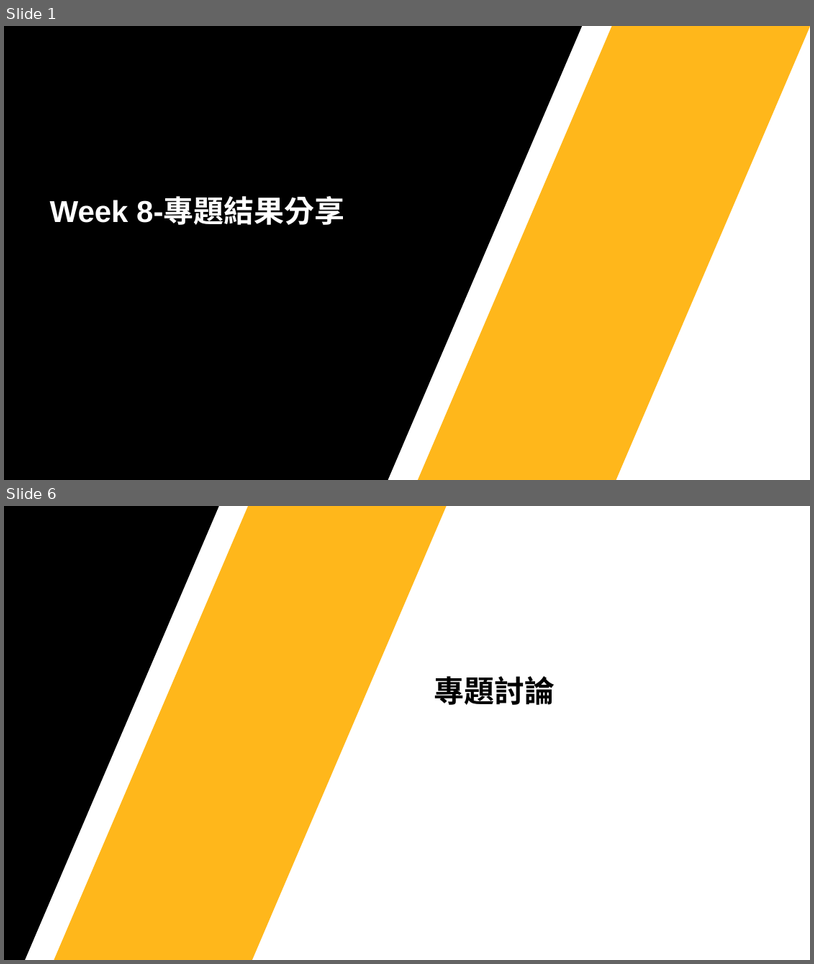
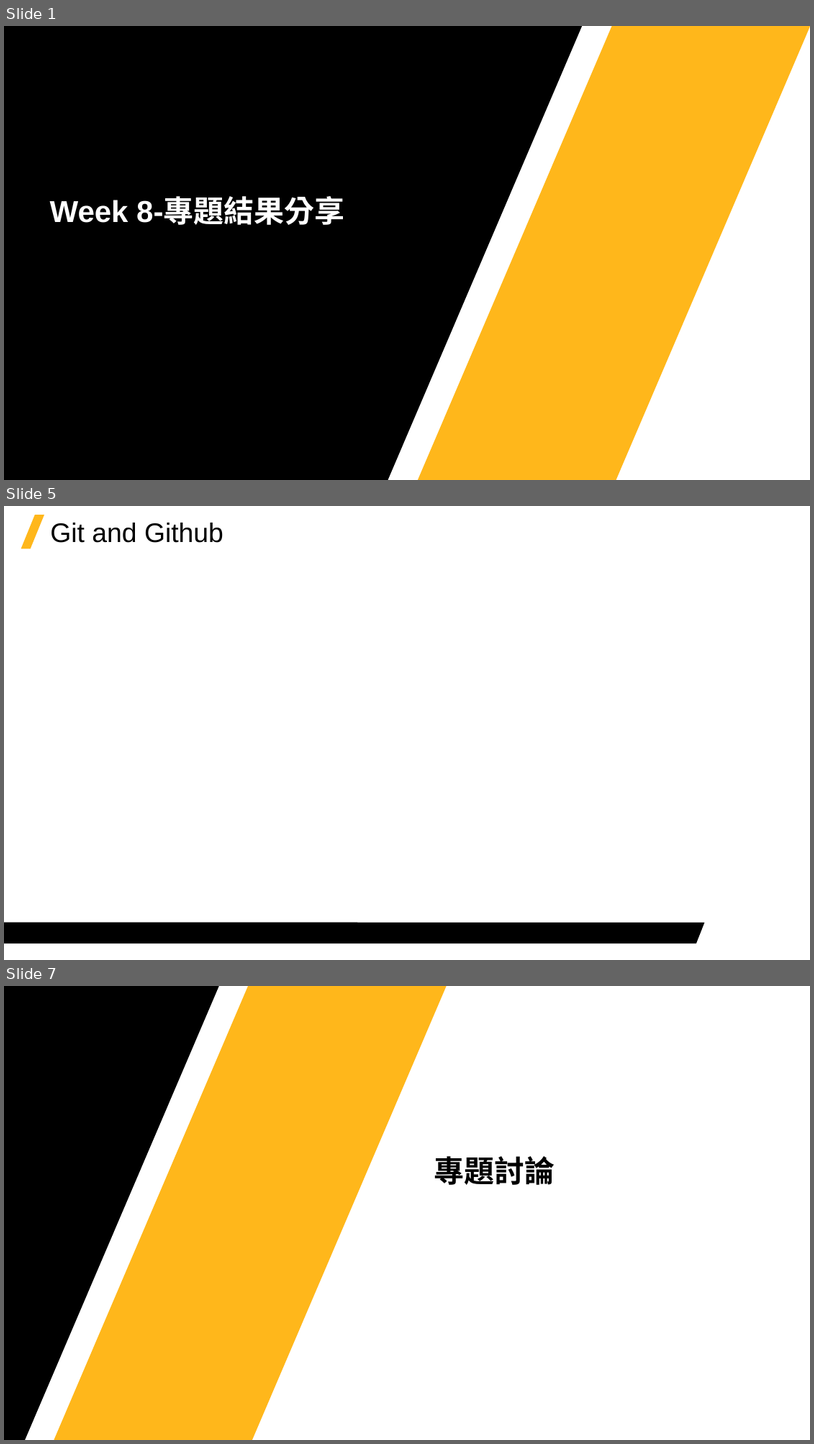
Before and after one commit to Jerrick-cheng/AEDT-Automation-Camp, a slide deck: 上課教材/Week8.pptx. Shown one above the other, each under a label of ours: slides 1 and 6 before the commit, slides 1, 5 and 7 after it; the slides between them are not shown. The pictures are 814x964 and 814x1444 pixels, drawn with LibreOffice and Linux fonts; fonts in the diff are those of the drawing; background and template pictures are left out. Boxes give left, top, right and bottom in pixels: in the first picture for what was removed or moved away, otherwise in the second. Text is boxed around its words. In the diff, an @@ line names an element or a change of style, - is before the commit and + after.

```diff
--- a/上課教材/Week8.pptx
+++ b/上課教材/Week8.pptx
@@ slide 5 added at [4,506,810,960], background #FFFFFF @@
@@ parallelogram added at [21,515,44,548], fill #FFB71B @@
@@ title added at [50,523,224,543], 32 pt, text #000000 @@
+Git and Github
@@ freeform shape added at [4,922,705,943], fill #000000 @@
@@ what was slide 6 is now slide 7 @@
```
Also in this commit, not shown: 3 slides changed, 2 other slides added, 2 slides removed.
